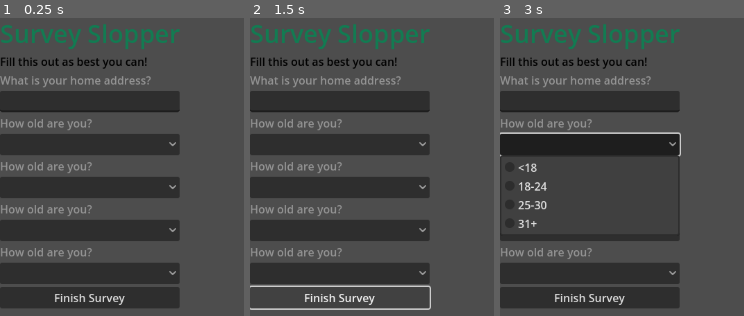
Above: before the commit, frames 1-3 (left to right).
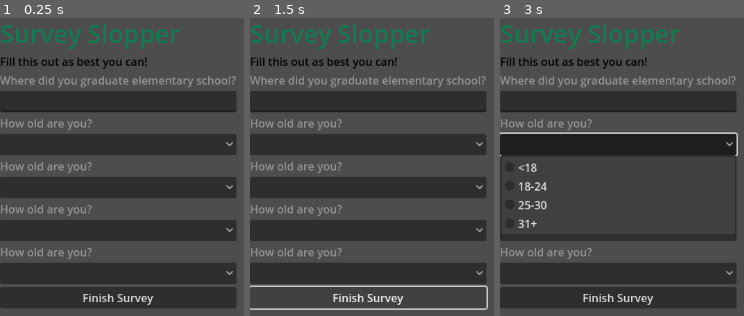
Above: after the commit, the same moments.

Repository: zsmitty2020/SSUFamJam25
Game: Godot game, scene res://Windows/Surveys/survey.tscn
The game is run twice, just before and just after one commit, with the same random seed, the same clock (stepped at 60 frames per second) and the same inputs. This scene is started directly instead of the project's main scene.
Inputs (mouse positions are in pixels of both pictures, inside the frame that each line leads up to):
- Up to frame 1 (0.25 s): no input
- Up to frame 2 (1.5 s): click "Finish Survey" at 0.5 s; click "Finish Survey" at 1.25 s
- Up to frame 3 (3 s): click "Finish Survey" at 2 s; click (590, 143) at 2.77 s

The runs differ from the first frame. In frame 1, 11% of the frame differs, in the area x 7-98%, y 19-98%; in frame 2, 10%; in frame 3, 9.3%.

Commit message:
added more questions

Diff:
--- a/ssu-fam-jam-game-godot-project/Windows/Surveys/qlocation.tscn
+++ b/ssu-fam-jam-game-godot-project/Windows/Surveys/qlocation.tscn
@@ -1,6 +1,7 @@
-[gd_scene load_steps=2 format=3 uid="uid://dunhxatu8atam"]
+[gd_scene load_steps=3 format=3 uid="uid://dunhxatu8atam"]
 
 [ext_resource type="Script" uid="uid://d1jw6kpttdvoq" path="res://Windows/Surveys/location.gd" id="1_8nrvw"]
+[ext_resource type="Script" uid="uid://cc3xbcd1iiqo0" path="res://Windows/Surveys/randomtitler.gd" id="2_68ybg"]
 
 [node name="location" type="VBoxContainer"]
 script = ExtResource("1_8nrvw")
@@ -9,6 +10,7 @@
 layout_mode = 2
 theme_override_colors/font_color = Color(0.5796909, 0.57969093, 0.57969093, 1)
 text = "What is your home address?"
+script = ExtResource("2_68ybg")
 
 [node name="LineEdit" type="LineEdit" parent="."]
 layout_mode = 2
--- /dev/null
+++ b/ssu-fam-jam-game-godot-project/Windows/Surveys/randomtitler.gd
@@ -0,0 +1,15 @@
+extends Label
+
+var titles:Array[String] = [
+	"What is your home address?",
+	"What is your full name?",
+	"Where did you graduate elementary school?",
+	"What is the name of your first pet?",
+	"Describe your first experience with recreational fentanyl",
+	"Why are you like this?",
+	"What is the mitochondria?",
+	"Please don't leave this blank, it's been so lonely..."
+]
+
+func _ready() -> void:
+	text = titles.pick_random()
Not shown, added: ssu-fam-jam-game-godot-project/Windows/Surveys/randomtitler.gd.uid
